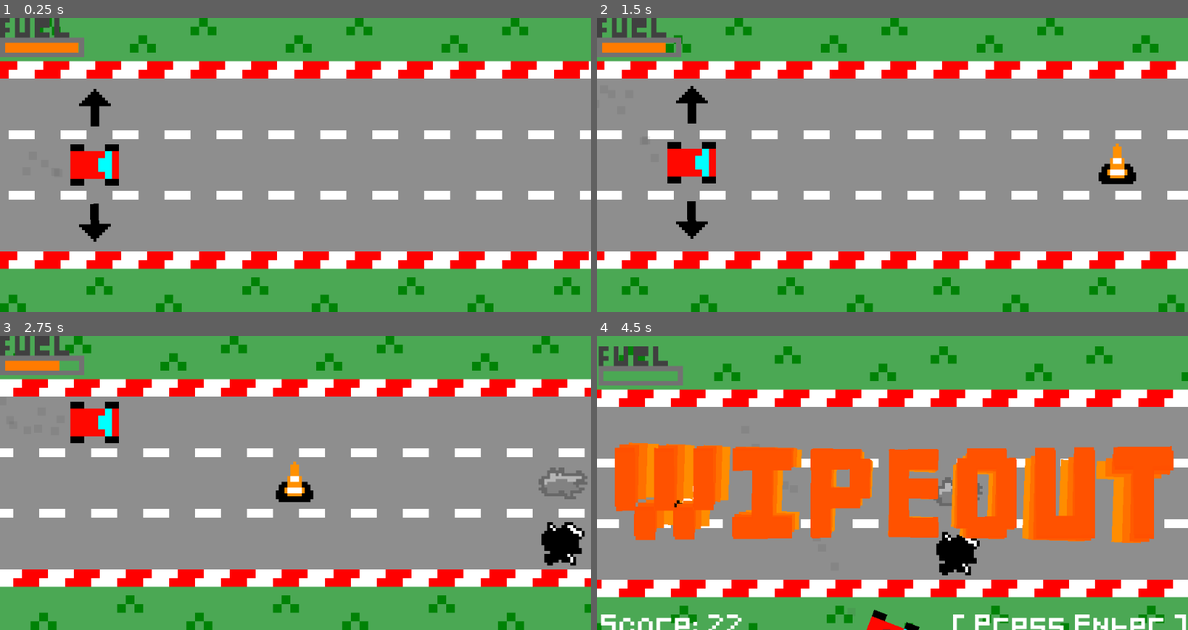
Above: before the commit, frames 1-4 (two rows, left to right).
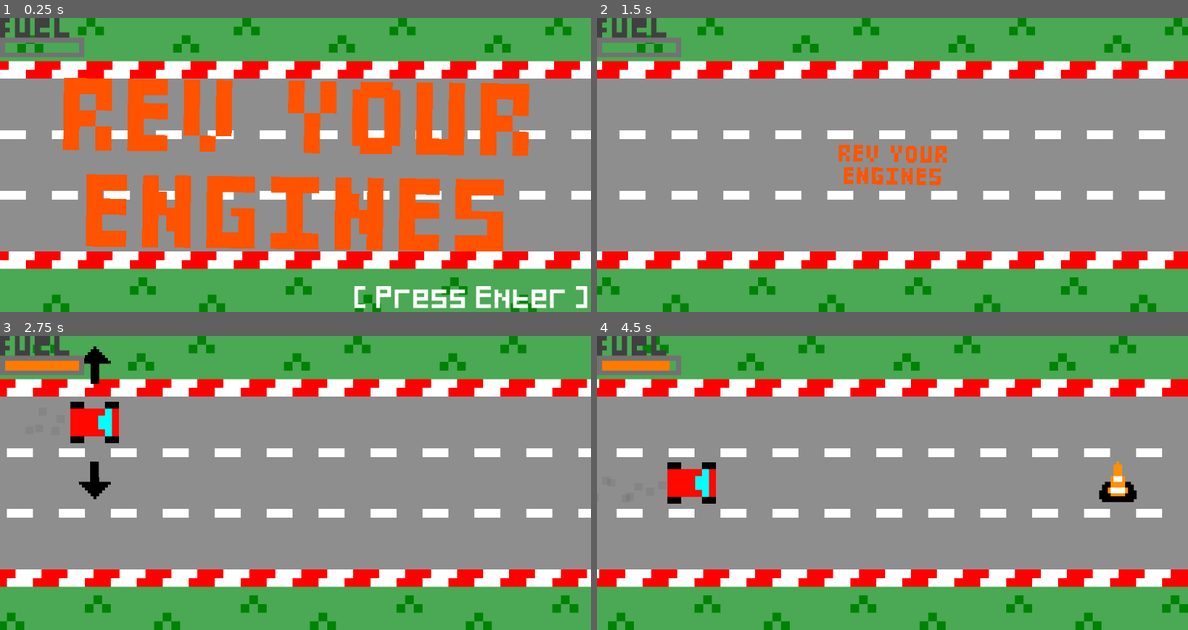
Above: after the commit, the same moments.

Repository: NitroGuy10/Rev_Your_Engines
Game: Godot game, scene res://assets/Levels/Gameplay.tscn
Two runs of this game, one before a commit and one after it. Both use one fixed random seed, a clock stepped at 60 frames per second and the inputs below.
Inputs:
- Up to frame 1 (0.25 s): no input
- Up to frame 2 (1.5 s): tap Enter (ui_accept) at 0.5, 0.77, 1.25 s; hold Up (ui_up) 0.53-1.28 s; hold Down (ui_down) from 1.28 s (still down)
- Up to frame 3 (2.75 s): tap Enter (ui_accept) at 1.52 s; release Down (ui_down) at 2.03 s; hold Up (ui_up) from 2.03 s (still down)
- Up to frame 4 (4.5 s): tap Enter (ui_accept) at 3.02, 3.77 s; release Up (ui_up) at 3.53 s; hold Down (ui_down) from 3.53 s (still down)

The runs differ from the first frame. In frame 1, 32% of the frame differs, in the area x 0-100%, y 0-100%; in frame 2, 25%; in frame 3, 20%; in frame 4, 48%.

Commit message:
Added title screen

Diff:
--- a/assets/Levels/Gameplay.gd
+++ b/assets/Levels/Gameplay.gd
@@ -18,6 +18,8 @@
 func _ready():
 	$ObstacleTimer.start()
 	randomize()
+	$Gameover/AnimatedSprite.frame = 2
+	$Gameover.base_size = 12
 
 	ideal_road_speed = globals.road_speed
 	prev_ideal_road_speed = globals.road_speed
--- a/assets/Levels/Gameplay.tscn
+++ b/assets/Levels/Gameplay.tscn
@@ -1,10 +1,12 @@
-[gd_scene load_steps=7 format=2]
+[gd_scene load_steps=9 format=2]
 
 [ext_resource path="res://assets/Objects/Player.tscn" type="PackedScene" id=1]
 [ext_resource path="res://assets/Objects/Road.tscn" type="PackedScene" id=2]
 [ext_resource path="res://assets/Levels/Gameplay.gd" type="Script" id=3]
 [ext_resource path="res://assets/Objects/FuelMeter.tscn" type="PackedScene" id=4]
 [ext_resource path="res://assets/Music/electric_lounge.mp3" type="AudioStream" id=5]
+[ext_resource path="res://assets/Objects/Gameover.tscn" type="PackedScene" id=6]
+[ext_resource path="res://assets/Objects/GameoverText.tscn" type="PackedScene" id=7]
 
 [sub_resource type="RectangleShape2D" id=1]
 extents = Vector2( 511.25, 31.25 )
@@ -34,7 +36,7 @@
 [node name="Obstacles" type="Node2D" parent="."]
 
 [node name="Player" parent="." instance=ExtResource( 1 )]
-position = Vector2( 164, 255 )
+position = Vector2( -50, 255 )
 
 [node name="BottomBoundary" type="Area2D" parent="."]
 monitoring = false
@@ -52,7 +54,15 @@
 
 [node name="GameplayMusic" type="AudioStreamPlayer" parent="."]
 stream = ExtResource( 5 )
-autoplay = true
+
+[node name="Gameover" parent="." instance=ExtResource( 6 )]
+
+[node name="GameoverText" parent="." instance=ExtResource( 7 )]
+
+[node name="ScoreLabel" parent="GameoverText" index="0"]
+visible = false
 
 [connection signal="timeout" from="ObstacleTimer" to="." method="_on_ObstacleTimer_timeout"]
 [connection signal="timeout" from="ResetTimer" to="." method="_on_ResetTimer_timeout"]
+
+[editable path="GameoverText"]
--- a/assets/Objects/FuelMeter.gd
+++ b/assets/Objects/FuelMeter.gd
@@ -5,7 +5,7 @@
 # var a = 2
 # var b = "text"
 
-var fill_percent = 100
+var fill_percent = 0
 
 # Called when the node enters the scene tree for the first time.
 func _ready():
--- a/assets/Objects/Gameover.tscn
+++ b/assets/Objects/Gameover.tscn
@@ -1,12 +1,13 @@
-[gd_scene load_steps=5 format=2]
+[gd_scene load_steps=6 format=2]
 
 [ext_resource path="res://assets/Sprites/wipeout.png" type="Texture" id=1]
 [ext_resource path="res://assets/Objects/Gameover.gd" type="Script" id=2]
 [ext_resource path="res://assets/Sprites/outta_gas.png" type="Texture" id=3]
+[ext_resource path="res://assets/Sprites/rev_your_engines.png" type="Texture" id=4]
 
 [sub_resource type="SpriteFrames" id=1]
 animations = [ {
-"frames": [ ExtResource( 1 ), ExtResource( 3 ) ],
+"frames": [ ExtResource( 1 ), ExtResource( 3 ), ExtResource( 4 ) ],
 "loop": false,
 "name": "default",
 "speed": 0.0
--- a/assets/Objects/GlobalVariables.gd
+++ b/assets/Objects/GlobalVariables.gd
@@ -2,11 +2,11 @@
 
 const DEFAULT_ROAD_SPEED = 300
 
-var road_speed = 300
+var road_speed = 0
 var score = -1
 var wipeout = false
 var outta_gas = false
-var gameover_screen = false
+var gameover_screen = true
 var resetting = false
 var reset_countdown = -1
 
Binary file added: assets/Sprites/rev_your_engines.png
Not shown, added: assets/Sprites/rev_your_engines.png.import
